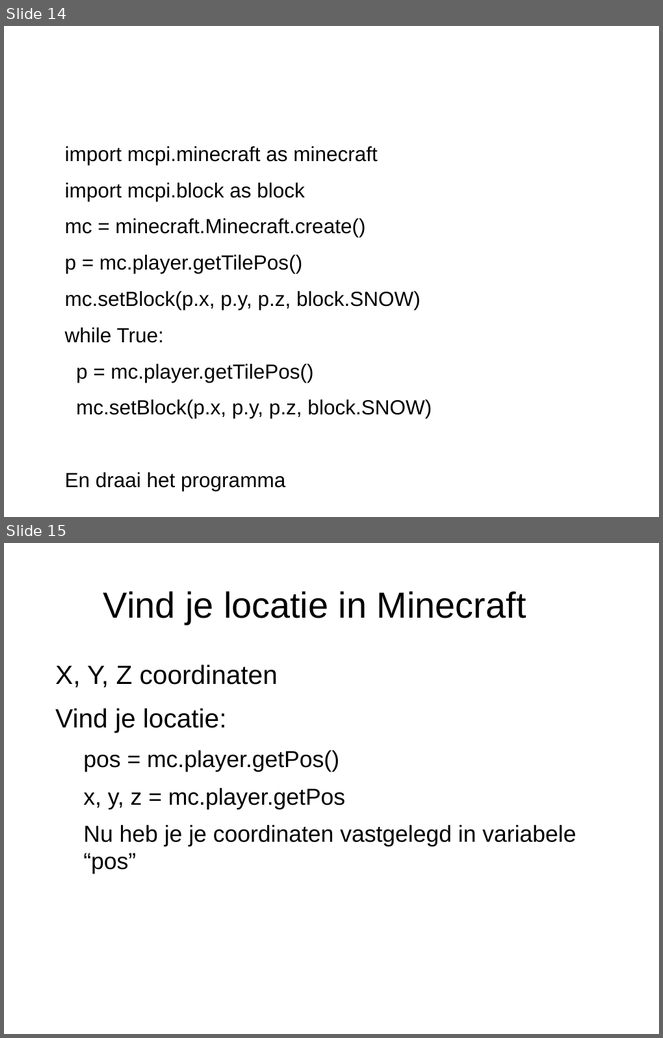
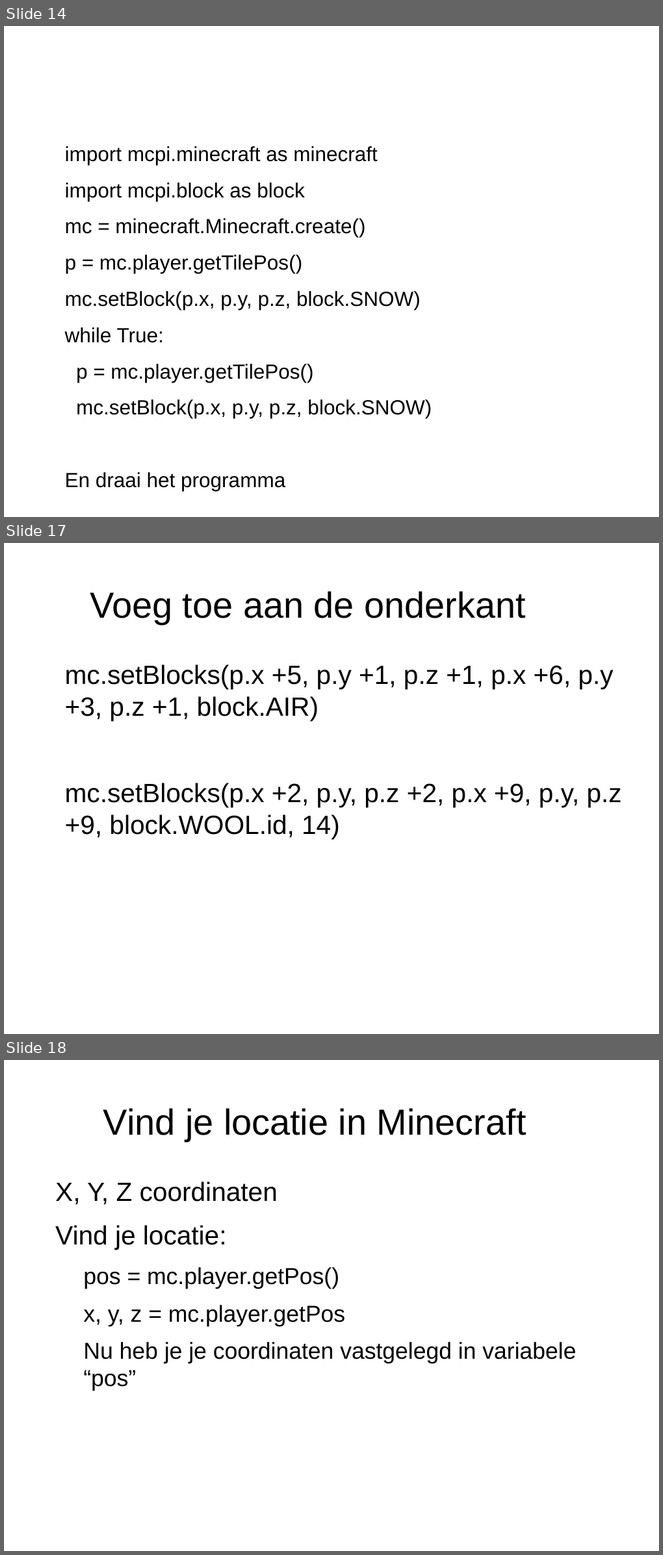
Before and after one commit to educaris/scratchBasis, a slide deck: Van kampen basis 7_1.odp. Shown one above the other, each under a label of ours: slides 14 and 15 before the commit, slides 14, 17 and 18 after it; the slides between them are not shown. The pictures are 663x1038 and 663x1555 pixels, drawn with LibreOffice and Linux fonts; fonts in the diff are those of the drawing; background and template pictures are left out. Boxes give left, top, right and bottom in pixels: in the first picture for what was removed or moved away, otherwise in the second. Text is boxed around its words. In the diff, an @@ line names an element or a change of style, - is before the commit and + after.

```diff
--- a/Van kampen basis 7_1.odp
+++ b/Van kampen basis 7_1.odp
@@ slide 17 added at (4,543,659,1034), background #FFFFFF @@
@@ title added at (90,591,525,624), 44 pt, text #000000 @@
+Voeg toe aan de onderkant
@@ text added at (65,665,622,839), 32 pt, text #000000 @@
+mc.setBlocks(p.x +5, p.y +1, p.z +1, p.x +6, p.y +3, p.z +1, block.AIR)
+mc.setBlocks(p.x +2, p.y, p.z +2, p.x +9, p.y, p.z +9, block.WOOL.id, 14)
@@ what was slide 15 is now slide 18 @@
```
Also in this commit, not shown: 2 other slides added.
